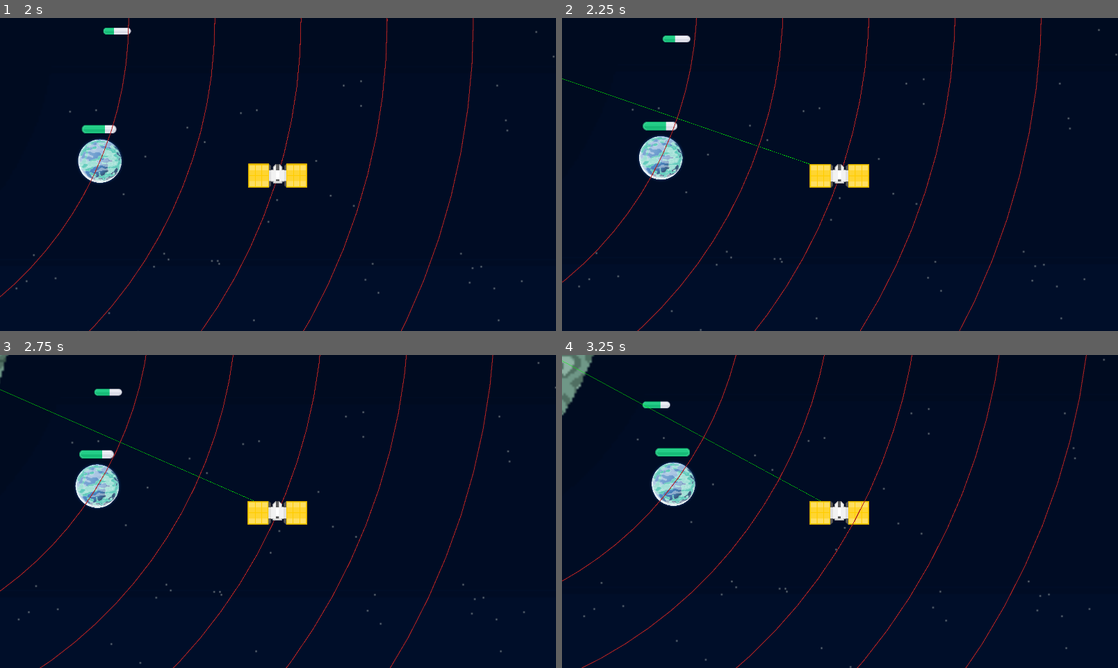
Above: before the commit, frames 1-4 (two rows, left to right).
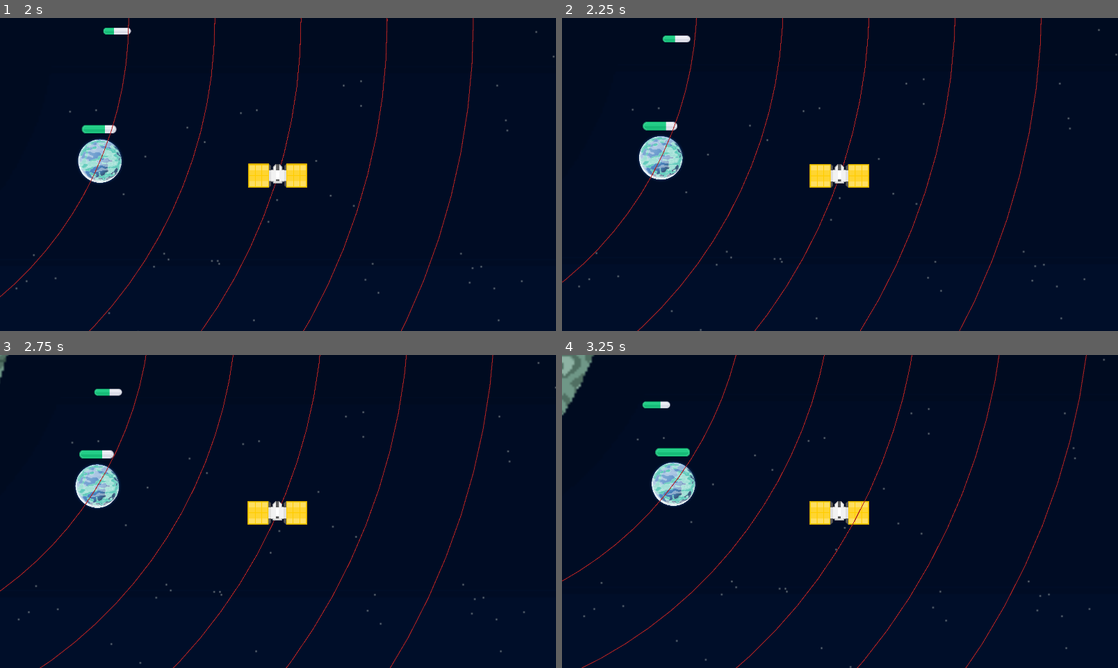
Above: after the commit, the same moments.

Repository: ThreeChooseOne/loopiter
Game: Godot game, scene res://main.tscn
Same seed, same stepped clock (60 frames per second), same inputs: the game is played once before the commit and once after it.
Inputs:
- Up to frame 1 (2 s): tap Enter at 0.5 s; hold Up 0.53-1.28 s; tap I at 0.6 s; tap Space at 0.77, 1.52 s; hold Down from 1.28 s (still down); tap O at 1.35 s
- Up to frame 2 (2.25 s): release Down at 2.03 s; hold Up from 2.03 s (still down); tap V at 2.1 s
- Up to frame 3 (2.75 s): keep holding Up
- Up to frame 4 (3.25 s): keep holding Up; tap I at 2.85 s; tap Space at 3.02 s

Frame 1 is identical in both runs. In frame 2, 0.1% of the frame differs, in the area x 0-45%, y 19-47%; in frame 3, 0.1%; in frame 4, 0.1%, in the area x 0-47%, y 1-47%.

Commit message:
add more debug drawing primitives

Diff:
--- a/debug_canvas.gd
+++ b/debug_canvas.gd
@@ -1,6 +1,8 @@
 extends Node2D
 
 var debug_lines: Array[Line2D] = []
+var debug_circs: Array[Line2D] = []
+var debug_rects: Array[Line2D] = []
 
 func _init() -> void:
 	visible = false
@@ -15,7 +17,34 @@
 	debug_lines.append(line)
 	queue_redraw()
 
+func debug_draw_circ(center: Vector2, radius: float) -> void:
+	var line = Line2D.new()
+	line.add_point(center)
+	line.add_point(radius * Vector2.ONE)
+	debug_circs.append(line)
+	queue_redraw()
+
+func debug_draw_rect(p1: Vector2, p2: Vector2):
+	var line = Line2D.new()
+	var bl = p1.min(p2)
+	var tr = p1.max(p2)
+	line.add_point(bl)
+	line.add_point(Vector2(bl.x, tr.y))
+	line.add_point(tr)
+	line.add_point(Vector2(tr.x, bl.y))
+	line.add_point(bl)
+	debug_rects.append(line)
+	queue_redraw()
+
 func _draw() -> void:
 	for dl in debug_lines:
 		draw_line(dl.points[0], dl.points[1], Color.GREEN)
 	debug_lines.clear()
+
+	for dc in debug_circs:
+		draw_circle(dc.points[0], dc.points[1].x, Color.AQUA, false)
+	debug_circs.clear()
+
+	for dr in debug_rects:
+		draw_polyline(dr.points, Color.YELLOW)
+	debug_rects.clear()
--- a/main.gd
+++ b/main.gd
@@ -112,16 +112,13 @@
 
 func _process(delta: float) -> void:
 	camera.position = player.position
-	#if debug_line != null:
-		#remove_child(debug_line)
-		#debug_line.free()
-	#debug_line = Line2D.new()
-	#debug_line.add_point(camera.position)
-	#debug_line.add_point($Jupiter.position)
-	#debug_line.default_color = Color.GREEN
-	#debug_line.width = 1
-	#add_child(debug_line)
-	$DebugCanvas.debug_draw_line(player.position, $JupiterBackground.position)
+
+	# Example Code:
+	#
+	# $DebugCanvas.debug_draw_line(player.position, $JupiterBackground.position)
+	# $DebugCanvas.debug_draw_circ(player.position, 150)
+	# var f = 50*Vector2.ONE
+	# $DebugCanvas.debug_draw_rect(player.position-f, player.position+f)
 
 func _input(event: InputEvent) -> void:
 	if event is InputEventKey and event.pressed:
